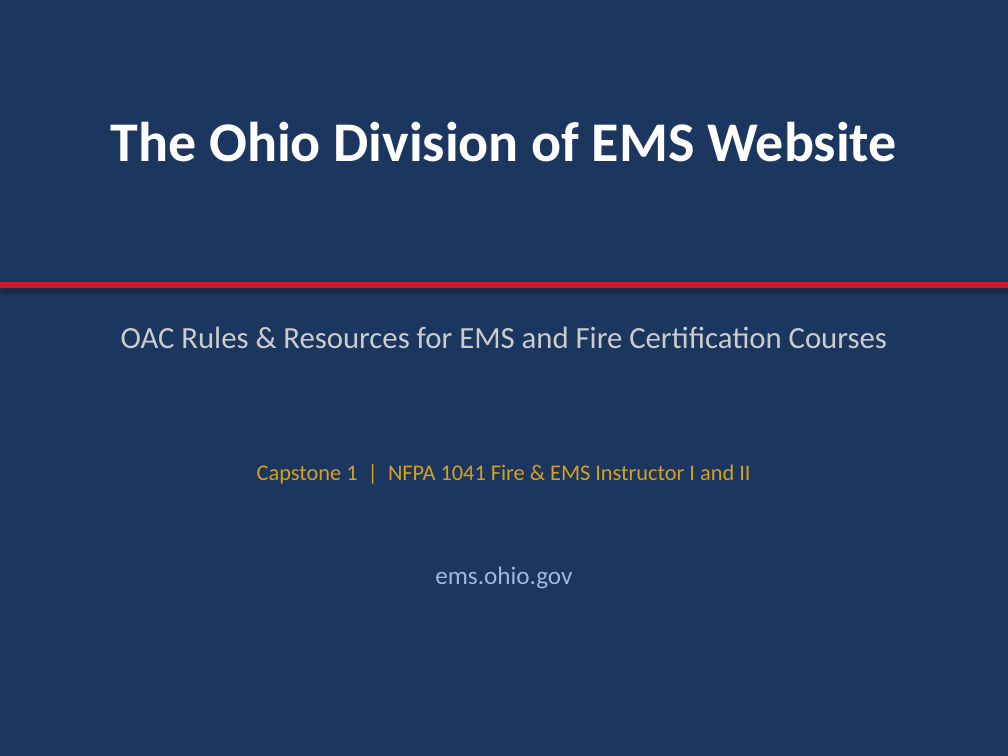
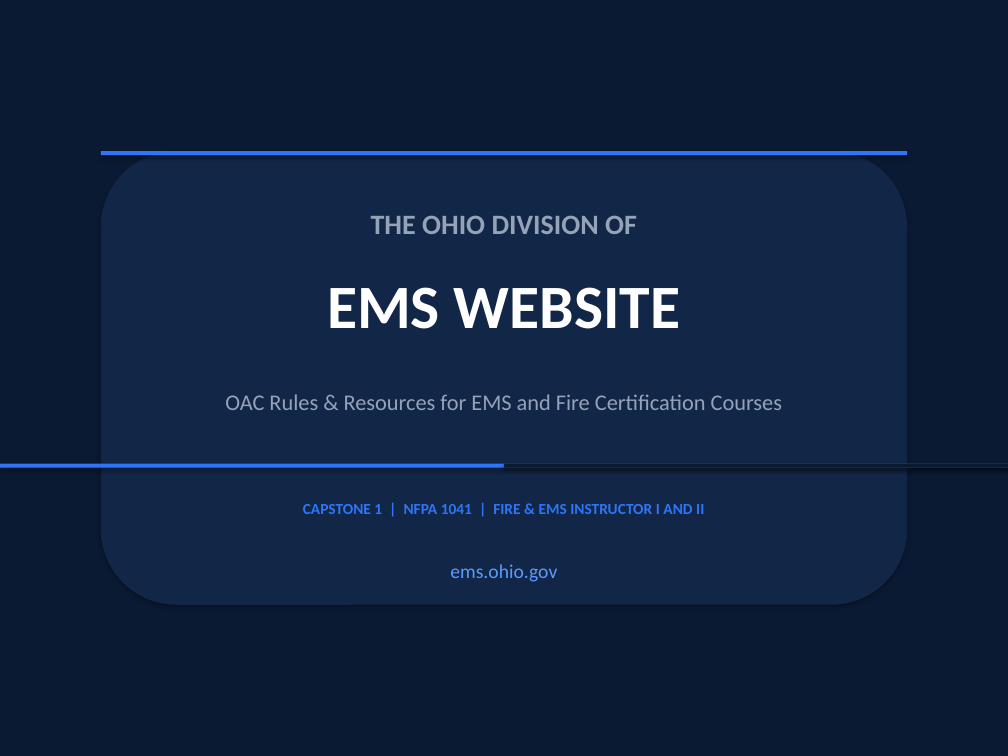
Before and after one commit to bbishilany/nicks-capstone, a slide deck: slide 1 of Ohio-Division-of-EMS-Presentation.pptx. Drawn at 1008x756 pixels with LibreOffice and Linux fonts; fonts in the diff are those of the drawing. Boxes give left, top, right and bottom in pixels: in the first picture for what was removed or moved away, otherwise in the second. Text is boxed around its words. In the diff, an @@ line names an element or a change of style, - is before the commit and + after.

```diff
--- a/Ohio-Division-of-EMS-Presentation.pptx
+++ b/Ohio-Division-of-EMS-Presentation.pptx
@@ background #1B365F to #0B1A33 @@
@@ rounded rectangle added at (x1=101, y1=151, x2=907, y2=605), fill #122647 @@
@@ rectangle added at (x1=101, y1=151, x2=907, y2=155), fill #2E75F7 @@
@@ text at (x1=371, y1=215, x2=637, y2=234): text changed; size 40 to 20 pt; text colour #FFFFFF to #94A3B8 @@
-The Ohio Division of EMS Website
+THE OHIO DIVISION OF
@@ rectangle removed at (x1=0, y1=282, x2=1008, y2=288) @@
@@ text added at (x1=327, y1=287, x2=680, y2=329), 44 pt, text #FFFFFF, bold @@
+EMS WEBSITE
@@ text "OAC Rules & Resources for ..." moved from (x1=121, y1=326, x2=887, y2=348) to (x1=225, y1=394, x2=782, y2=410) @@
@@ text "OAC Rules & Resources for ..." at (x1=225, y1=394, x2=782, y2=410): size 22 to 16 pt, text colour #CCCCCC to #94A3B8 @@
@@ rectangle added at (x1=0, y1=464, x2=1008, y2=468), fill #2E75F7 @@
@@ rectangle added at (x1=504, y1=464, x2=1008, y2=468), fill #0B1A33 @@
@@ text at (x1=303, y1=504, x2=704, y2=514): text changed; size 16 to 11 pt; text colour #D4A01E to #2E75F7; bold on @@
-Capstone 1 | NFPA 1041 Fire & EMS Instructor I and II
+CAPSTONE 1 | NFPA 1041 | FIRE & EMS INSTRUCTOR I AND II
@@ text "ems.ohio.gov" moved from (x1=435, y1=566, x2=572, y2=588) to (x1=450, y1=564, x2=557, y2=582) @@
@@ text "ems.ohio.gov" at (x1=450, y1=564, x2=557, y2=582): size 18 to 14 pt, text colour #99BBDD to #5B9BFF @@
```
Also in this commit, not shown: 29 other slides changed, 7 other files.
